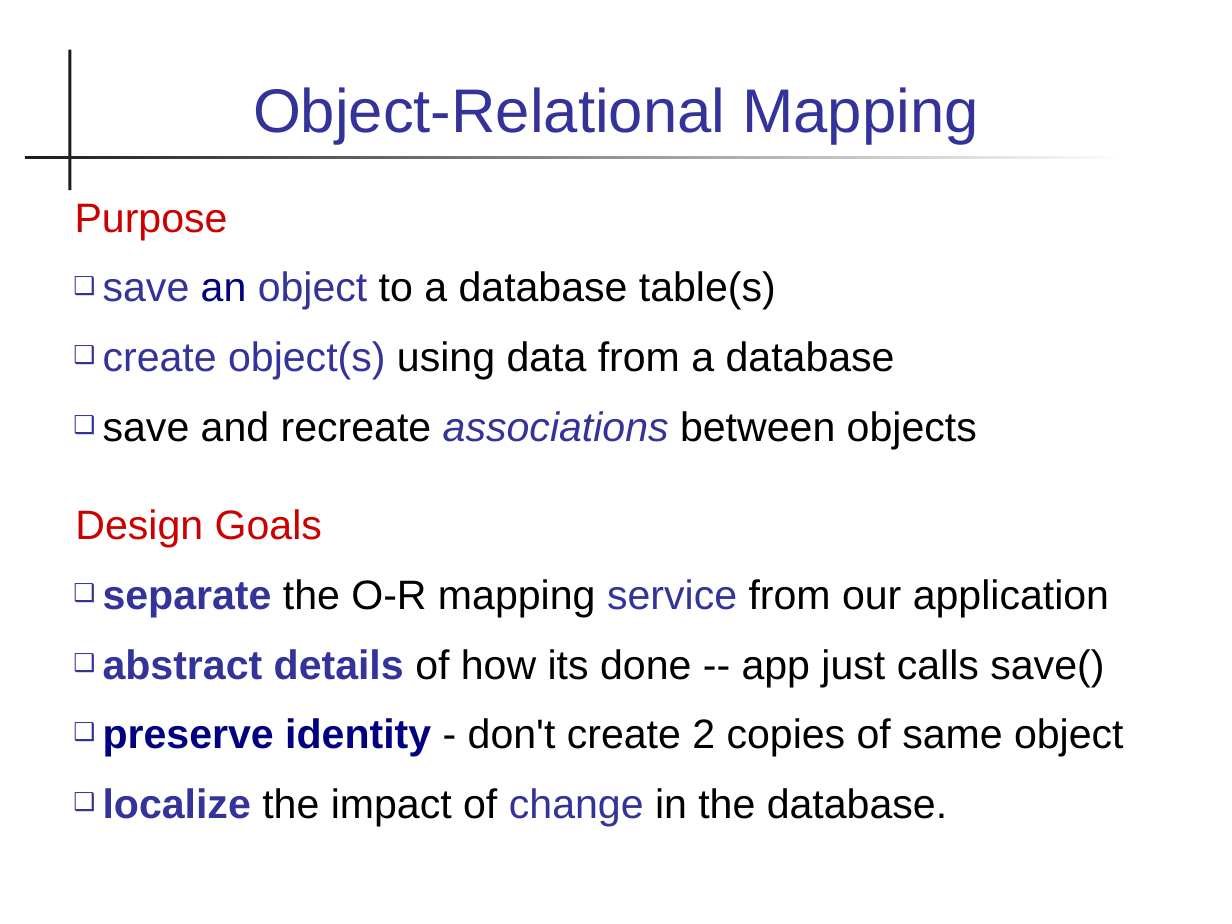
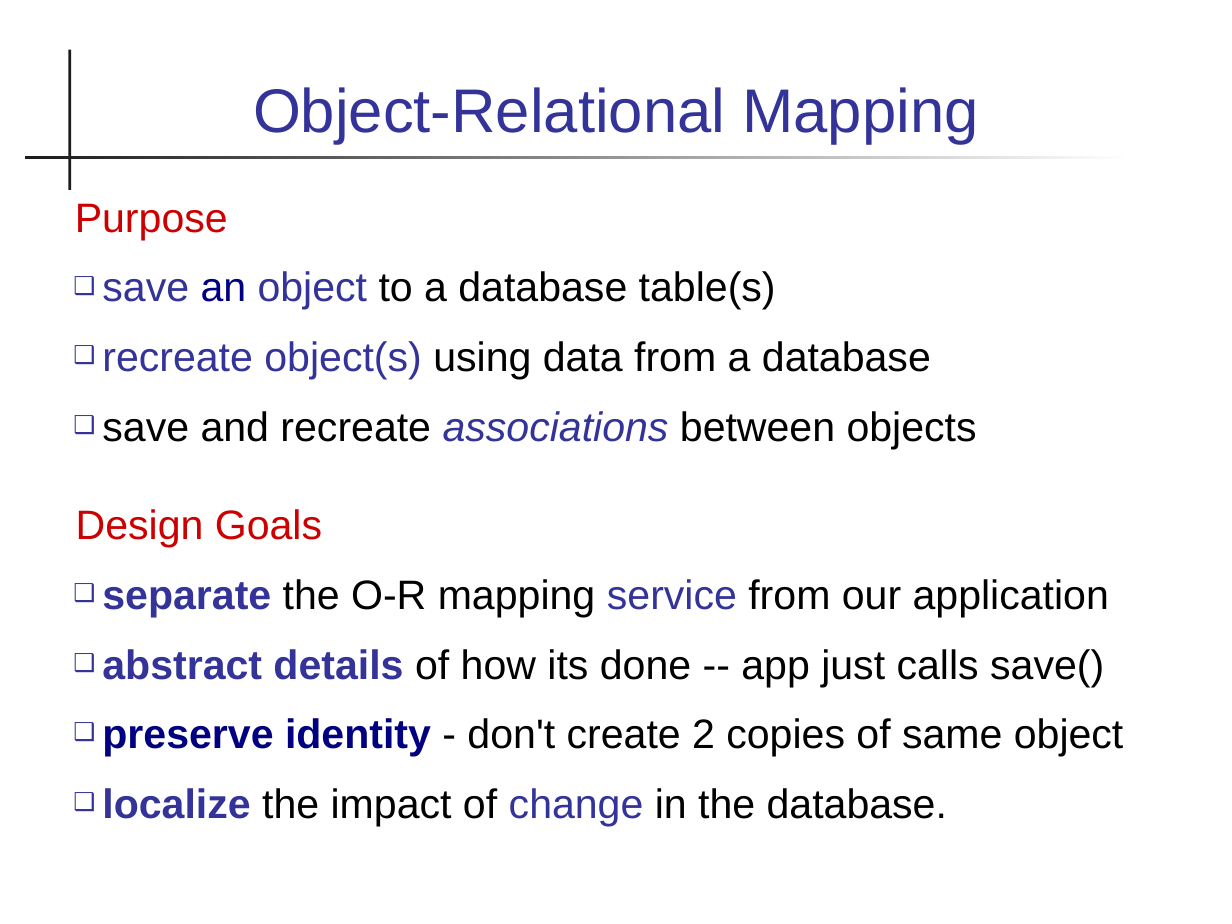
Before and after one commit to cpske/ISP, a slide deck: slide 7 of database/Persistence-and-ORM.ppt. Drawn at 1232x924 pixels with LibreOffice and Linux fonts; fonts in the diff are those of the drawing. Boxes give left, top, right and bottom in pixels: in the first picture for what was removed or moved away, otherwise in the second. Text is boxed around its words. In the diff, an @@ line names an element or a change of style, - is before the commit and + after.

```diff
--- a/database/Persistence-and-ORM.ppt
+++ b/database/Persistence-and-ORM.ppt
@@ text at box(102, 341, 931, 380): text changed @@
-❑ create object(s) using data from a database
+❑ recreate object(s) using data from a database
```
Also in this commit, not shown: 13 other slides changed, 1 slide added, 17 other files.
